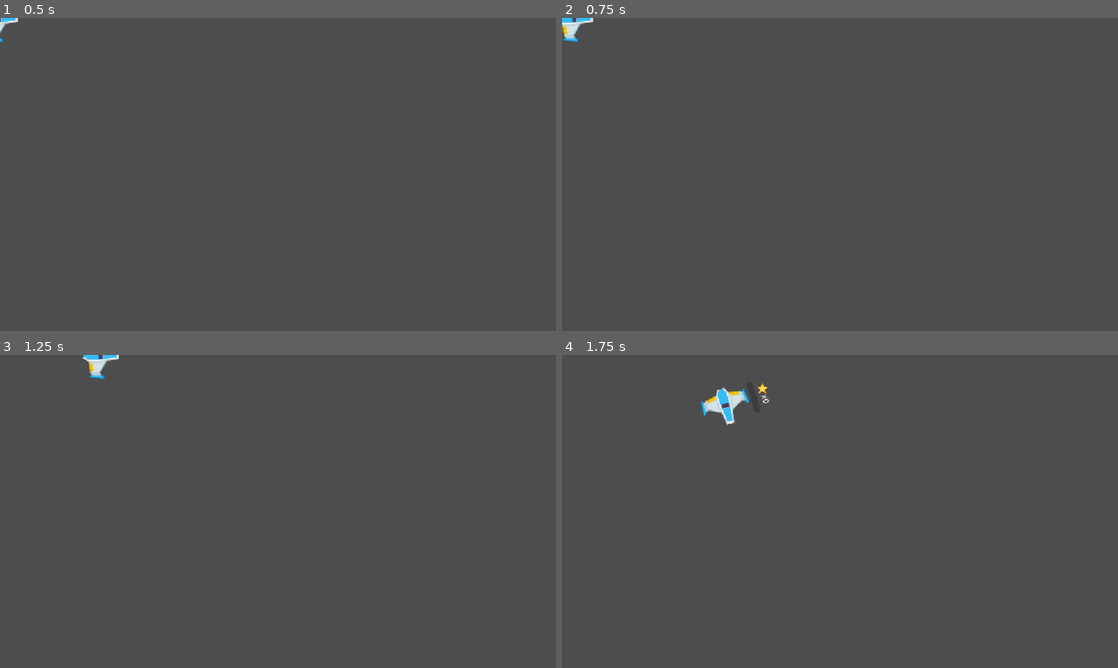
Above: before the commit, frames 1-4 (two rows, left to right).
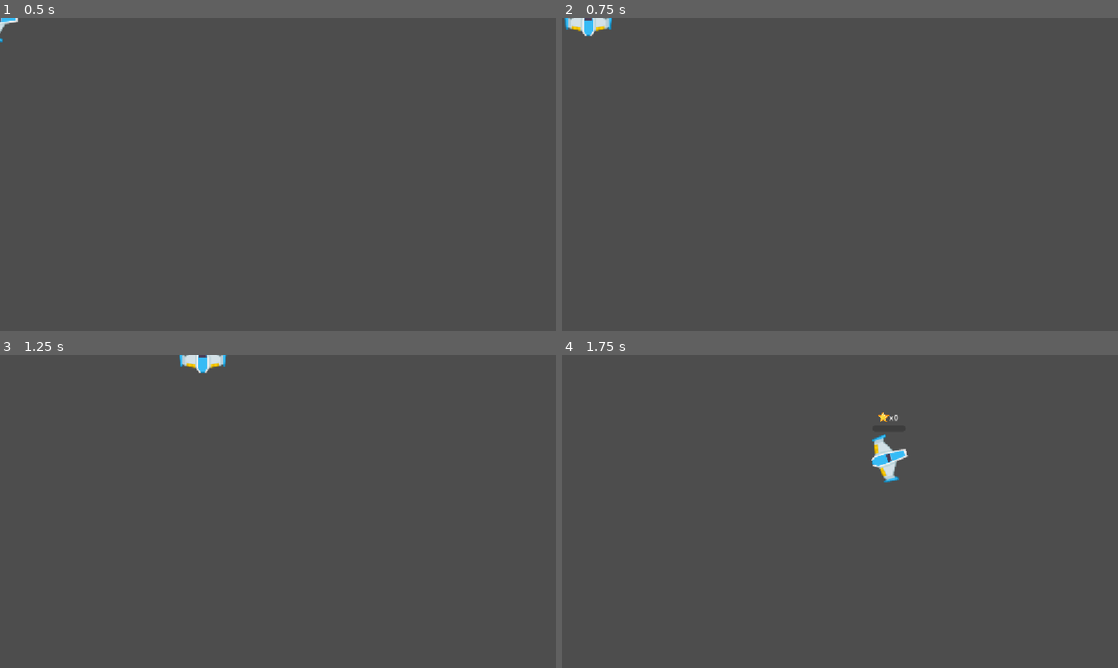
Above: after the commit, the same moments.

Repository: Linzzzx1119/Star-
Game: Godot game, scene res://player.tscn
Same seed, same stepped clock (60 frames per second), same inputs: the game is played once before the commit and once after it.
Inputs:
- Up to frame 1 (0.5 s): no input
- Up to frame 2 (0.75 s): tap Enter at 0.5 s; hold Right (move_right) from 0.53 s (still down); tap Space (shoot) at 0.6 s
- Up to frame 3 (1.25 s): keep holding Right (move_right)
- Up to frame 4 (1.75 s): release Right (move_right) at 1.28 s; hold S (move_down) from 1.28 s (still down); tap Space (shoot) at 1.35 s

Frame 1 is identical in both runs. In frame 2, 0.4% of the frame differs, in the area x 0-9%, y 0-8%; in frame 3, 0.6%; in frame 4, 1.1%, in the area x 25-63%, y 8-41%.

Commit message:
Cassie

Diff:
--- a/player.gd
+++ b/player.gd
@@ -18,6 +18,11 @@
 	if health <= 0:
 		queue_free()
 
+	position += velocity * delta
+
+	if velocity.length() > 0.0:
+		get_node("Sprite2D").rotation = velocity.angle()
+
 func _physics_process(delta: float) -> void:
 	var direction := Vector2(0,0)
 
@@ -33,8 +38,7 @@
 
 	move_and_slide()
 
-	if velocity.length() > 0.0:
-		rotation = velocity.angle()
+
 
 
 
